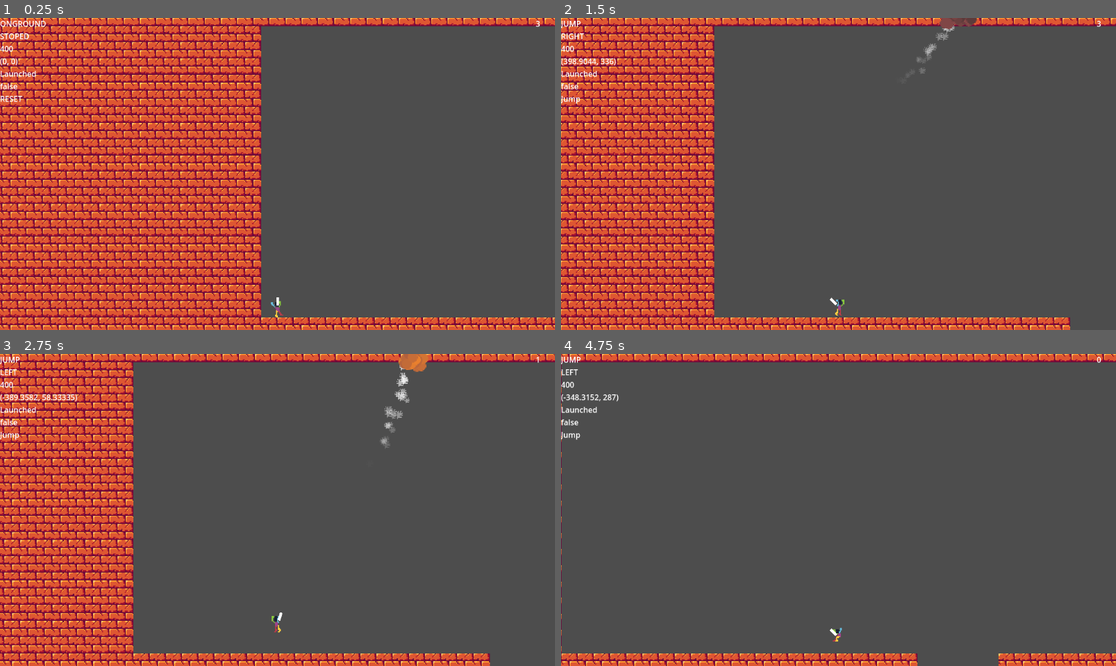
Above: before the commit, frames 1-4 (two rows, left to right).
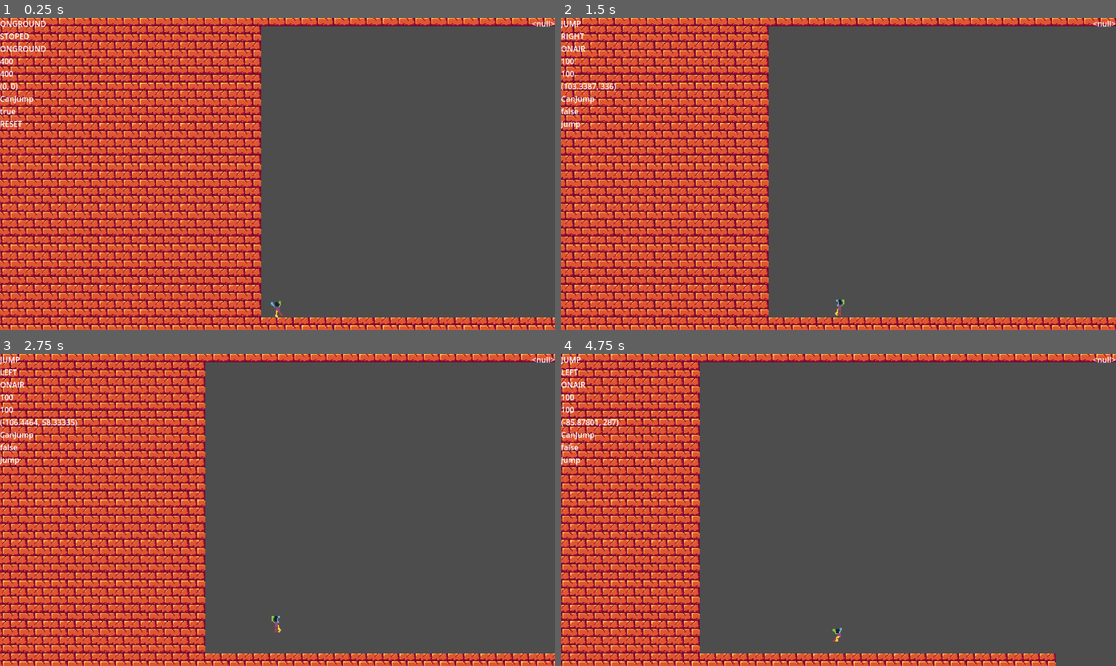
Above: after the commit, the same moments.

Repository: Shidoengie/unnamed-soldiertf2-game
Game: Godot game, scene res://Levels/TEST.tscn
Two runs of this game, one before a commit and one after it. Both use one fixed random seed, a clock stepped at 60 frames per second and the inputs below. The engine's default icon, where the game draws it, is replaced by a stand-in: a white triangle on a blue panel in a dark square.
Inputs (mouse positions are in pixels of both pictures, inside the frame that each line leads up to):
- Up to frame 1 (0.25 s): no input
- Up to frame 2 (1.5 s): tap Enter at 0.5 s; move the mouse to (960, 158) at 0.52 s; hold Right (MoveRight) from 0.53 s (still down); click (960, 158) at 0.6 s; tap Space (Jump) at 0.77, 0.8, 1.07, 1.35 s; move the mouse to (727, 189) at 1.27 s
- Up to frame 3 (2.75 s): tap Space (Jump) at 1.52, 1.82, 2.3 s; click (166, 525) at 1.55 s; move the mouse to (333, 441) at 2.02 s; release Right (MoveRight) at 2.03 s; hold Left (MoveLeft) from 2.03 s (still down); click (333, 441) at 2.1 s
- Up to frame 4 (4.75 s): move the mouse to (810, 572) at 2.77 s; release Left (MoveLeft) at 2.78 s; hold Right (MoveRight) 2.78-4.28 s; click (810, 572) at 2.85 s; tap Space (Jump) at 3.02, 3.32, 3.6, 3.77, 4.07, 4.52 s; move the mouse to (1005, 556) at 3.52 s; move the mouse to (672, 463) at 4.27 s; hold Left (MoveLeft) from 4.28 s (still down); click (672, 463) at 4.35 s

The runs differ from the first frame. In frame 1, 0.5% of the frame differs, in the area x 0-100%, y 0-93%; in frame 2, 24%; in frame 3, 26%; in frame 4, 27%, in the area x 0-100%, y 0-100%.

Commit message:
Removed rocket jumping
refocusing on what the game is about and added a sudo statemachine for walkspeed regulation

Diff:
--- a/Scenes/GUI/GUI.tscn
+++ b/Scenes/GUI/GUI.tscn
@@ -10,41 +10,29 @@
 offset_bottom = 40.0
 
 [node name="Label6" type="Label" parent="DEV"]
-offset_right = 40.0
-offset_bottom = 23.0
+layout_mode = 2
 
 [node name="Label" type="Label" parent="DEV"]
-offset_top = 27.0
-offset_right = 40.0
-offset_bottom = 50.0
+layout_mode = 2
 
 [node name="Label2" type="Label" parent="DEV"]
 visible = false
-offset_top = 27.0
-offset_right = 66.0
-offset_bottom = 50.0
+layout_mode = 2
 
 [node name="Label3" type="Label" parent="DEV"]
 visible = false
-offset_top = 27.0
-offset_right = 66.0
-offset_bottom = 50.0
+layout_mode = 2
 
 [node name="Label4" type="Label" parent="DEV"]
 visible = false
-offset_top = 27.0
-offset_right = 66.0
-offset_bottom = 53.0
+layout_mode = 2
 text = "Lanched"
 
 [node name="Label5" type="Label" parent="DEV"]
 visible = false
-offset_top = 27.0
-offset_right = 40.0
-offset_bottom = 50.0
+layout_mode = 2
 
 [node name="Ammo" type="Label" parent="."]
-anchors_preset = 1
 anchor_left = 1.0
 anchor_right = 1.0
 offset_left = -40.0
--- a/Scenes/Player/Player.gd
+++ b/Scenes/Player/Player.gd
@@ -2,25 +2,17 @@
 
 
 var BodyAnimState : AnimationNodeStateMachinePlayback
-var GunAnimState : AnimationNodeStateMachinePlayback
 @onready var BodyAnimTree = $BodyAnimationTree as AnimationTree
-@onready var GunAnim = $GunAnim as AnimationPlayer
 @onready var GUI = get_parent().find_child("GUI")
-@onready var rocket = preload("res://Scenes/Rocket/Rocket.tscn")
-@onready var ReloadTimer = $ReloadTimer as Timer
-
 var gravity = ProjectSettings.get_setting("physics/2d/default_gravity")
 @export var jumpForce = 300
 @export var walkSpeed = 400.0
 @export var airSpeed = 100.0
 
 var walkSpeedmax
-var launched = false
 var launchVec : Vector2
 var canShoot = true
 
-var ammo = 3
-var maxAmmo = 3
 
 #A Boolean flag to store if the player can jump this is mainly used for coyote jumps
 var canJump = true
@@ -39,18 +31,16 @@
 enum GroundStates {ONGROUND,JUST_FELL,FALL,JUMP,JUST_JUMP,LAND}
 var CUR_GroundState = GroundStates.ONGROUND
 
-
+enum SpeedStates {LAUNCHED = 0,ONAIR = 100,ONGROUND = 400}
+var CUR_SpeedState = SpeedStates.ONGROUND
 func _ready():
 	BodyAnimState = BodyAnimTree.get("parameters/playback")
-	GunAnimState = $GunAnimTree.get("parameters/playback")
 	walkSpeedmax = walkSpeed
 func _physics_process(delta):
-	if launched:
-		walkSpeed = airSpeed+abs(launchVec.x)
-	else:
-		walkSpeed = walkSpeedmax
 
 	if not is_on_floor():
+		if CUR_SpeedState != SpeedStates.LAUNCHED:
+			CUR_SpeedState = SpeedStates.ONAIR
 		velocity.y += gravity * delta
 		if coyoteTimer >= coyoteTimerMax:
 			canJump = false
@@ -58,14 +48,20 @@
 		else:
 			coyoteTimer += 1
 	else:
-		launched = false
+		CUR_SpeedState = SpeedStates.ONGROUND
 		coyoteTimer = 0
 		canJump = true
-
-	$Marker2d.look_at(get_global_mouse_position())
-	var dev = [GroundStates.keys()[CUR_GroundState],MoveStates.keys()[CUR_MoveState],walkSpeed,velocity,"Launched",launched,CUR_AnimState]
+	var dev = [
+		GroundStates.keys()[CUR_GroundState],
+		MoveStates.keys()[CUR_MoveState],
+		SpeedStates.keys()[SpeedStates.values().find(CUR_SpeedState)],
+		walkSpeed,
+		CUR_SpeedState,
+		velocity,
+		"CanJump",canJump,
+		CUR_AnimState,
+		]
 	DEV_GUI(dev)
-	GUI.ammo = ammo
 	_stateChecks()
 	_stateMachines(delta)
 	move_and_slide()
@@ -83,23 +79,23 @@
 	#Statemachine for handling horizontal movement along with interpolation for smooth movement
 	match CUR_MoveState:
 		MoveStates.LEFT:
-			if launched and round(launchVec.x) > 0:
-				#Checks if the player has been launched by a rocket launcher and if its going the oposite way
+			if CUR_SpeedState == SpeedStates.LAUNCHED and round(launchVec.x) > 0:
+				#Checks if the player has been launched by an explosion and if its going the oposite way
 				#then setting launched to false which resets the walkspeed
-				launched = false
+				CUR_SpeedState = SpeedStates.ONGROUND
 
 			$Sprite2d.flip_h = true
-			velocity.x = lerp(velocity.x,-walkSpeed,0.1)
+			velocity.x = lerp(velocity.x,float(-walkSpeed),0.1)
 
 		MoveStates.RIGHT:
-			if launched and round(launchVec.x) < 0:
+			if CUR_SpeedState == SpeedStates.LAUNCHED and round(launchVec.x) < 0:
 				#Same thing as Left but in an oposite direction
-				launched = false
+				CUR_SpeedState = SpeedStates.ONGROUND
 			$Sprite2d.flip_h = false
-			velocity.x = lerp(velocity.x,walkSpeed,0.1)
+			velocity.x = lerp(velocity.x,float(walkSpeed),0.1)
 
 		MoveStates.SLIDE:
-			if not is_on_floor():
+			if not is_on_floor() and CUR_SpeedState == SpeedStates.LAUNCHED:
 				#Checks if it isnt on the floor to alow for acurate rocket arches
 				CUR_MoveState = MoveStates.STOPED
 				return
@@ -112,22 +108,21 @@
 			velocity.y = -jumpForce
 			CUR_GroundState = GroundStates.JUMP
 			CUR_AnimState = AnimStates.JUMP
-			ReloadTimer.stop()
+
 
 		GroundStates.FALL:
 			CUR_AnimState = AnimStates.FALL
-			ReloadTimer.stop()
+
 
 		#Handles if the player has landed just touched the ground
 		GroundStates.FALL or GroundStates.JUMP:
 			if is_on_floor():
 				CUR_GroundState = GroundStates.LAND
-			ReloadTimer.stop()
 
 		#A single fire state used to trigger reloading and restarting the coyote timer
 		GroundStates.LAND:
 			CUR_GroundState = GroundStates.ONGROUND
-			ReloadTimer.start()
+
 			canJump = true
 			CUR_AnimState = AnimStates.LAND
 
@@ -136,11 +131,16 @@
 			canJump = true
 			if not is_on_floor():
 				CUR_GroundState = GroundStates.FALL
-			launched = false
+			CUR_SpeedState = SpeedStates.ONGROUND
 			if CUR_MoveState != MoveStates.STOPED:
 				CUR_AnimState = AnimStates.WALK
 			else:
 				CUR_AnimState = AnimStates.RESET
+
+	if CUR_SpeedState == SpeedStates.LAUNCHED:
+		walkSpeed = airSpeed+abs(launchVec.x)
+	else:
+		walkSpeed = CUR_SpeedState
 
 	BodyAnimState.travel(CUR_AnimState)
 
@@ -150,47 +150,20 @@
 	if Input.is_action_just_pressed("Jump") and canJump:
 		CUR_GroundState = GroundStates.JUST_JUMP
 
-	if Input.is_action_just_pressed("Shoot") and canShoot:
-		shoot()
-
 	if Input.is_action_pressed("MoveLeft"):
 		CUR_MoveState = MoveStates.LEFT
 
 	elif Input.is_action_pressed("MoveRight"):
 		CUR_MoveState = MoveStates.RIGHT
 
-	elif is_on_floor():
-		if round(abs(velocity.x)) == 0:
-			CUR_MoveState = MoveStates.STOPED
+	else:
+		if is_on_floor():
+			if round(abs(velocity.x)) == 0:
+				CUR_MoveState = MoveStates.STOPED
+			else:
+				CUR_MoveState = MoveStates.SLIDE
 		else:
 			CUR_MoveState = MoveStates.SLIDE
-
-#Handles ammo and rocket spawning
-func shoot() -> void:
-	if ammo <= 0 or not canShoot:
-		return
-	ammo -= 1
-	GunAnim.play("Shoot")
-	#Spawns a rocket that then has its colision box, icon, and direction rotated to where the player is pointing
-	var rocketInstance = rocket.instantiate()
-	rocketInstance.moveDirection = Vector2.from_angle($Marker2d.rotation)
-	rocketInstance.find_child("Icon").rotation = $Marker2d.rotation
-	rocketInstance.find_child("CollisionShape2d").rotation = $Marker2d.rotation
-	rocketInstance.position = $Marker2d/Hand.global_position
-	get_parent().add_child(rocketInstance)
-
-
-func _on_gun_anim_animation_started(anim_name):
-	canShoot = false
-
-func _on_gun_anim_animation_finished(anim_name):
-	canShoot = true
-
-func _on_reload_timer_timeout():
-	if ammo >= maxAmmo:
-		ReloadTimer.stop()
-		return
-	ammo += 1
 
 #Array parsing used for the Debug user interface
 func DEV_GUI(varArr ):
--- a/Scenes/Player/Player.tscn
+++ b/Scenes/Player/Player.tscn
@@ -269,75 +269,12 @@
 "Walk": SubResource("Animation_na6da")
 }
 
-[sub_resource type="Animation" id="Animation_qmfv3"]
-length = 0.001
-tracks/0/type = "value"
-tracks/0/imported = false
-tracks/0/enabled = true
-tracks/0/path = NodePath("Marker2d/Polygon2d:position")
-tracks/0/interp = 1
-tracks/0/loop_wrap = true
-tracks/0/keys = {
-"times": PackedFloat32Array(0),
-"transitions": PackedFloat32Array(1),
-"update": 0,
-"values": [Vector2(11, -27)]
-}
-
-[sub_resource type="Animation" id="Animation_bul31"]
-resource_name = "Shoot"
-length = 0.1
-step = 0.01
-tracks/0/type = "value"
-tracks/0/imported = false
-tracks/0/enabled = true
-tracks/0/path = NodePath("Marker2d/Polygon2d:position")
-tracks/0/interp = 1
-tracks/0/loop_wrap = true
-tracks/0/keys = {
-"times": PackedFloat32Array(0, 0.03, 0.1),
-"transitions": PackedFloat32Array(1, 1, 1),
-"update": 0,
-"values": [Vector2(11, -27), Vector2(0, -27), Vector2(11, -27)]
-}
-
-[sub_resource type="AnimationLibrary" id="AnimationLibrary_cudak"]
-_data = {
-"RESET": SubResource("Animation_qmfv3"),
-"Shoot": SubResource("Animation_bul31")
-}
-
-[sub_resource type="AnimationNodeAnimation" id="AnimationNodeAnimation_tia71"]
-animation = &"RESET"
-
-[sub_resource type="AnimationNodeAnimation" id="AnimationNodeAnimation_h7sx1"]
-animation = &"Shoot"
-
-[sub_resource type="AnimationNodeStateMachineTransition" id="AnimationNodeStateMachineTransition_7v3g4"]
-
-[sub_resource type="AnimationNodeStateMachineTransition" id="AnimationNodeStateMachineTransition_tjv0l"]
-switch_mode = 1
-
-[sub_resource type="AnimationNodeStateMachine" id="AnimationNodeStateMachine_ormj7"]
-states/End/position = Vector2(64, 81.3333)
-states/RESET/node = SubResource("AnimationNodeAnimation_tia71")
-states/RESET/position = Vector2(397.333, 103.333)
-states/Shoot/node = SubResource("AnimationNodeAnimation_h7sx1")
-states/Shoot/position = Vector2(533.333, 102.988)
-states/Start/position = Vector2(158.667, 108)
-transitions = ["RESET", "Shoot", SubResource("AnimationNodeStateMachineTransition_7v3g4"), "Shoot", "RESET", SubResource("AnimationNodeStateMachineTransition_tjv0l")]
-
-[sub_resource type="AnimationNodeStateMachinePlayback" id="AnimationNodeStateMachinePlayback_xv574"]
-
 [node name="Player" type="CharacterBody2D"]
 position = Vector2(0, -8)
 collision_mask = 7
 script = ExtResource("1_3x8r0")
 jumpForce = 350
 
-[node name="ReloadTimer" type="Timer" parent="."]
-wait_time = 0.5
-
 [node name="Sprite2d" type="Sprite2D" parent="."]
 position = Vector2(0, -16)
 scale = Vector2(3, 3)
@@ -363,29 +300,5 @@
 "": SubResource("AnimationLibrary_gt154")
 }
 
-[node name="Marker2d" type="Marker2D" parent="."]
-
-[node name="Polygon2d" type="Polygon2D" parent="Marker2d"]
-position = Vector2(11, -27)
-polygon = PackedVector2Array(0, 24, 24, 24, 24, 32, 0, 32)
-
-[node name="Hand" type="Marker2D" parent="Marker2d"]
-position = Vector2(35, 1)
-
 [node name="Feet" type="Marker2D" parent="."]
 position = Vector2(0, 24)
-
-[node name="GunAnim" type="AnimationPlayer" parent="."]
-libraries = {
-"": SubResource("AnimationLibrary_cudak")
-}
-
-[node name="GunAnimTree" type="AnimationTree" parent="."]
-tree_root = SubResource("AnimationNodeStateMachine_ormj7")
-anim_player = NodePath("../GunAnim")
-active = true
-parameters/playback = SubResource("AnimationNodeStateMachinePlayback_xv574")
-
-[connection signal="timeout" from="ReloadTimer" to="." method="_on_reload_timer_timeout"]
-[connection signal="animation_finished" from="GunAnim" to="." method="_on_gun_anim_animation_finished"]
-[connection signal="animation_started" from="GunAnim" to="." method="_on_gun_anim_animation_started"]
Not shown: 1 places in Scenes/Player/Player.tscn that only renumber resources
Not shown: 8 places in Scenes/Rocket/Rocket.tscn that only renumber resources
